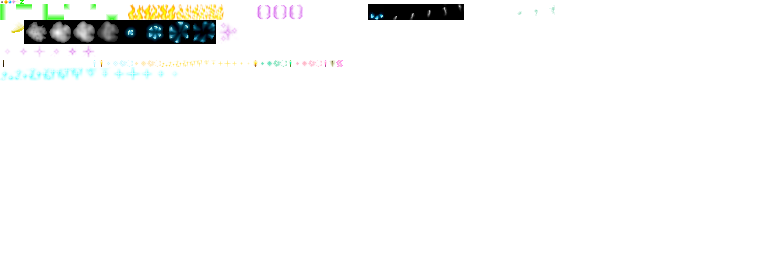
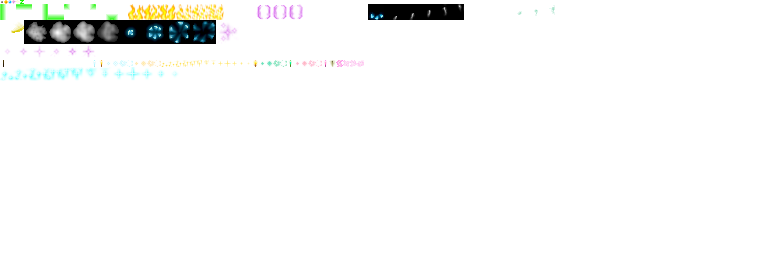
Two versions of the same layered image (768x256). Layer-by-layer changes:
painted on "Background" over [343, 60, 364, 67]
